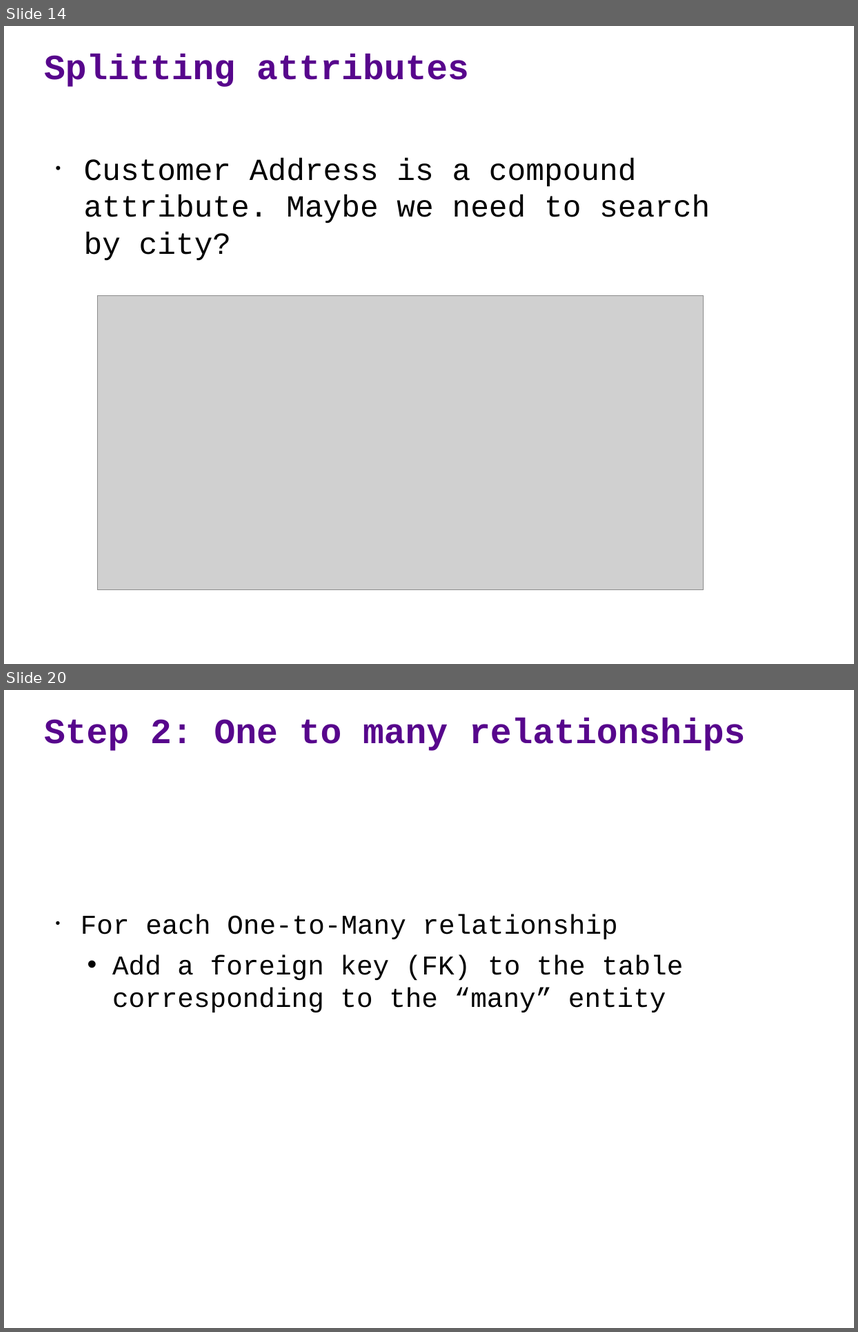
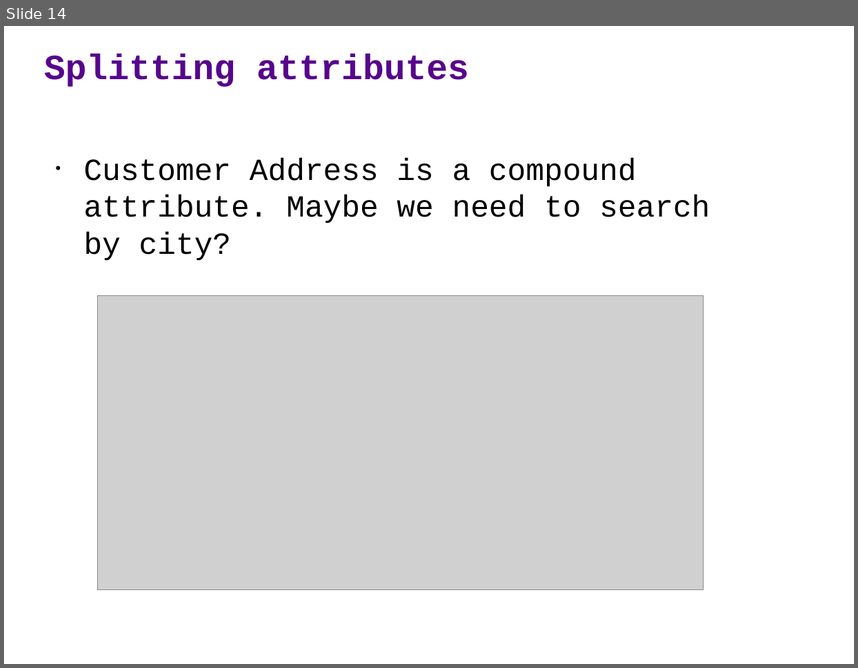
Before and after one commit to ipeirotis/introduction-to-databases, a slide deck: session1/A2-ER_modeling-WaterUtility.pptx. Shown one above the other, each under a label of ours: slides 14 and 20 before the commit, slide 14 after it; the slides between them are not shown. The pictures are 858x1332 and 858x668 pixels, drawn with LibreOffice and Linux fonts; fonts in the diff are those of the drawing; grey boxes stand for pictures. Boxes give left, top, right and bottom in pixels: in the first picture for what was removed or moved away, otherwise in the second. Text is boxed around its words. In the diff, an @@ line names an element or a change of style, - is before the commit and + after.

```diff
--- a/session1/A2-ER_modeling-WaterUtility.pptx
+++ b/session1/A2-ER_modeling-WaterUtility.pptx
@@ slide 20 removed at <box>4,690,854,1328</box>, background #FFFFFF @@
@@ text removed at <box>44,718,745,751</box> @@
-Step 2: One to many relationships
@@ text removed at <box>81,914,683,1012</box> @@
-• For each One-to-Many relationship
-  • Add a foreign key (FK) to the table corresponding to the “many” entity
```
Also in this commit, not shown: 12 other slides removed.
